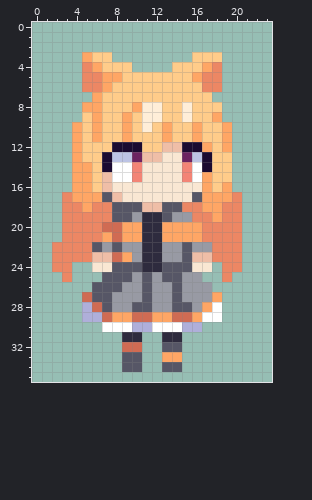
One commit to this pixel-art sprite: assets-raw/sprites/outlined/unit-zenith.png. The picture above is the old version.
The file is 24x36 pixels. Colours within 5 levels of each other are drawn and written as one.
The result:
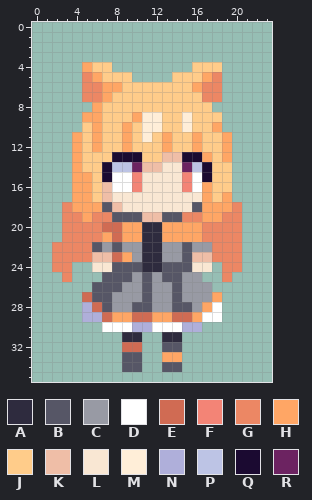
Palette (. is transparent): A #2e2b3e  B #565666  C #989aa4  D #ffffff  E #d06b53  F #f38476  G #ec8764  H #ffa665  J #ffcc8a  K #efbea7  L #f9e7d3  M #ffeed8  N #afafda  P #bdc4e5  Q #1b0a31  R #6c2361
The edit:
{"y":3,"x":5,"old":"HJJ","new":"..."}
{"y":3,"x":16,"old":"JJJ","new":"..."}
{"y":4,"x":5,"old":"GH","new":"HJ"}
{"y":4,"x":8,"old":"JJ","new":".."}
{"y":4,"x":14,"old":"JJ","new":".."}
{"y":4,"x":17,"old":"HG","new":"JJ"}
{"y":5,"x":6,"old":"GHH","new":"HJJ"}
{"y":5,"x":10,"old":"JJJJ","new":"...."}
{"y":5,"x":16,"old":"HG","new":"JH"}
{"y":6,"x":8,"old":"J","new":"H"}
{"y":6,"x":16,"old":"J","new":"H"}
{"y":7,"x":5,"old":".HJ","new":"GGH"}
{"y":7,"x":17,"old":"J.","new":"GG"}
{"y":8,"x":5,"old":"H","new":"."}
{"y":8,"x":10,"old":"HMM","new":"JJJ"}
{"y":8,"x":15,"old":"M","new":"J"}
{"y":8,"x":18,"old":"J","new":"."}
{"y":9,"x":5,"old":"J","new":"H"}
{"y":9,"x":9,"old":"HJ","new":"JH"}
{"y":9,"x":18,"old":"H","new":"J"}
{"y":10,"x":4,"old":"H","new":"."}
{"y":10,"x":12,"old":"JH","new":"MJ"}
{"y":10,"x":15,"old":"JH","new":"MJ"}
{"y":10,"x":18,"old":"JH","new":"H."}
{"y":11,"x":11,"old":"J","new":"M"}
{"y":12,"x":6,"old":"J","new":"H"}
{"y":12,"x":8,"old":"QQQ","new":"JHJ"}
{"y":12,"x":13,"old":"KKQQH","new":"HJJHJ"}
{"y":13,"x":7,"old":"QPPRKKLLRPQ","new":"JQQQJJKKQQH"}
{"y":13,"x":19,"old":"J","new":"H"}
{"y":14,"x":5,"old":"H","new":"J"}
{"y":14,"x":8,"old":"DDFLL","new":"PPRKK"}
{"y":14,"x":15,"old":"FD","new":"RP"}
{"y":15,"x":7,"old":"K","new":"Q"}
{"y":15,"x":17,"old":"H","new":"Q"}
{"y":16,"x":8,"old":"LLL","new":"DDF"}
{"y":16,"x":15,"old":"LL","new":"FD"}
{"y":16,"x":19,"old":"H","new":"J"}
{"y":17,"x":3,"old":"G","new":"."}
{"y":17,"x":6,"old":"HBK","new":"JKL"}
{"y":17,"x":16,"old":"B","new":"L"}
{"y":17,"x":18,"old":"H","new":"J"}
{"y":17,"x":20,"old":"G","new":"."}
{"y":18,"x":4,"old":"G","new":"H"}
{"y":18,"x":6,"old":"GGBBBKKBBGG","new":"HBKLLLLLLLB"}
{"y":18,"x":19,"old":"G","new":"H"}
{"y":19,"x":5,"old":"G","new":"H"}
{"y":19,"x":10,"old":"CAA","new":"BKK"}
{"y":19,"x":14,"old":"CC","new":"BG"}
{"y":19,"x":17,"old":"G","new":"H"}
{"label":"changed","picture_box":[62,52,242,222]}
